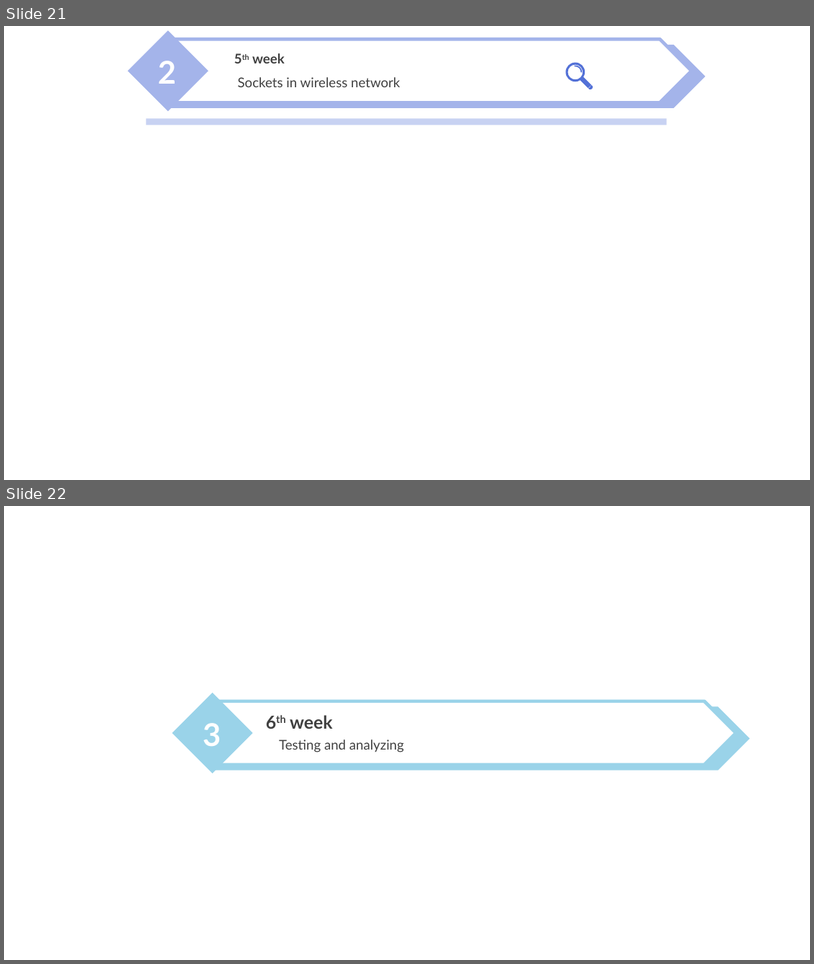
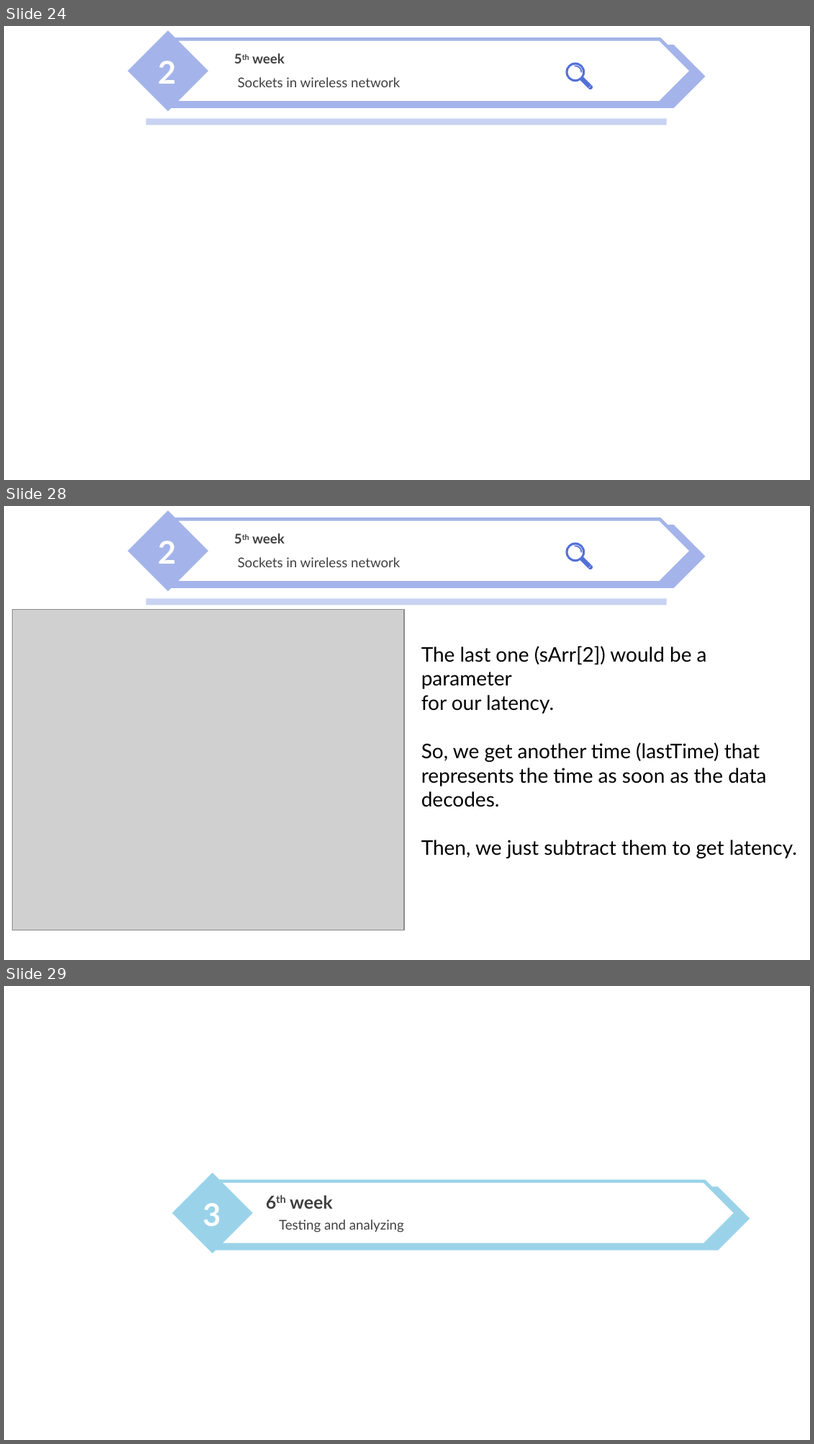
Before and after one commit to nicesick/Prototyping-Delay-Aware-V2X-Safe-Communications, a slide deck: presentation/presentation_2.pptx. Shown one above the other, each under a label of ours: slides 21 and 22 before the commit, slides 24, 28 and 29 after it; the slides between them are not shown. The pictures are 814x964 and 814x1444 pixels, drawn with LibreOffice and Linux fonts; fonts in the diff are those of the drawing; grey boxes stand for pictures; background and template pictures are left out. Boxes give left, top, right and bottom in pixels: in the first picture for what was removed or moved away, otherwise in the second. Text is boxed around its words. In the diff, an @@ line names an element or a change of style, - is before the commit and + after.

```diff
--- a/presentation/presentation_2.pptx
+++ b/presentation/presentation_2.pptx
@@ slide 28 added at (x1=4, y1=506, x2=810, y2=960), background picture (left out) @@
@@ freeform shape added at (x1=566, y1=543, x2=597, y2=574), fill #5371D7 @@
@@ group added at (x1=128, y1=511, x2=705, y2=592): 3 texts, 2 pentagon arrows, 1 diamond @@
+2
+5th week
+Sockets in wireless network
@@ picture added at (x1=13, y1=609, x2=405, y2=930) @@
@@ rectangle added at (x1=146, y1=599, x2=667, y2=605), fill #C8D2F2 @@
@@ text added at (x1=422, y1=646, x2=797, y2=858), 18 pt, text #000000 @@
+The last one (sArr[2]) would be a parameter
+for our latency.
+So, we get another time (lastTime) that
+represents the time as soon as the data
+decodes.
+Then, we just subtract them to get latency.
@@ what was slide 21 is now slide 24 @@
@@ what was slide 22 is now slide 29 @@
```
Also in this commit, not shown: 1 slide changed, 6 other slides added, 3 other files.
